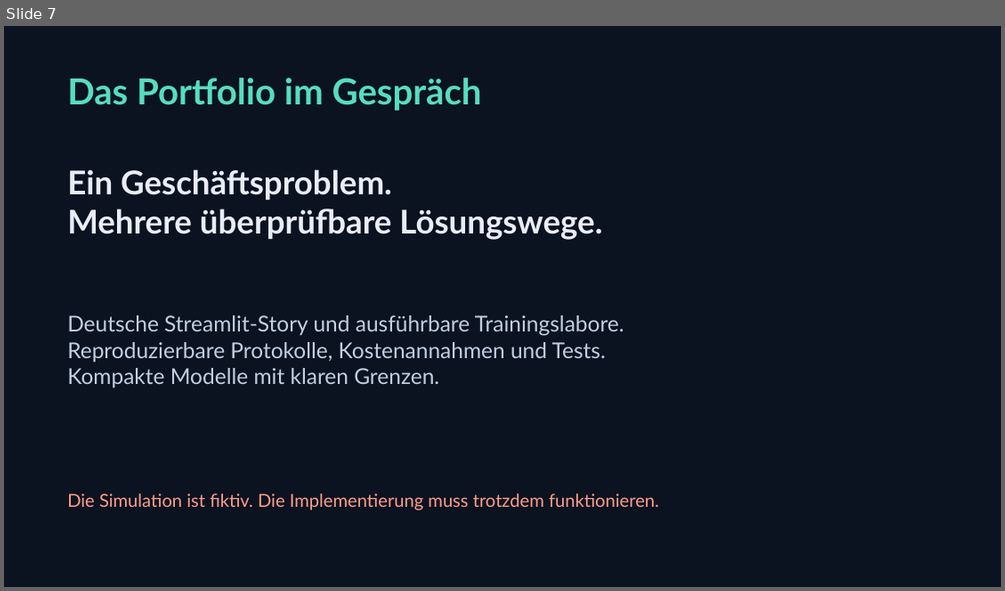
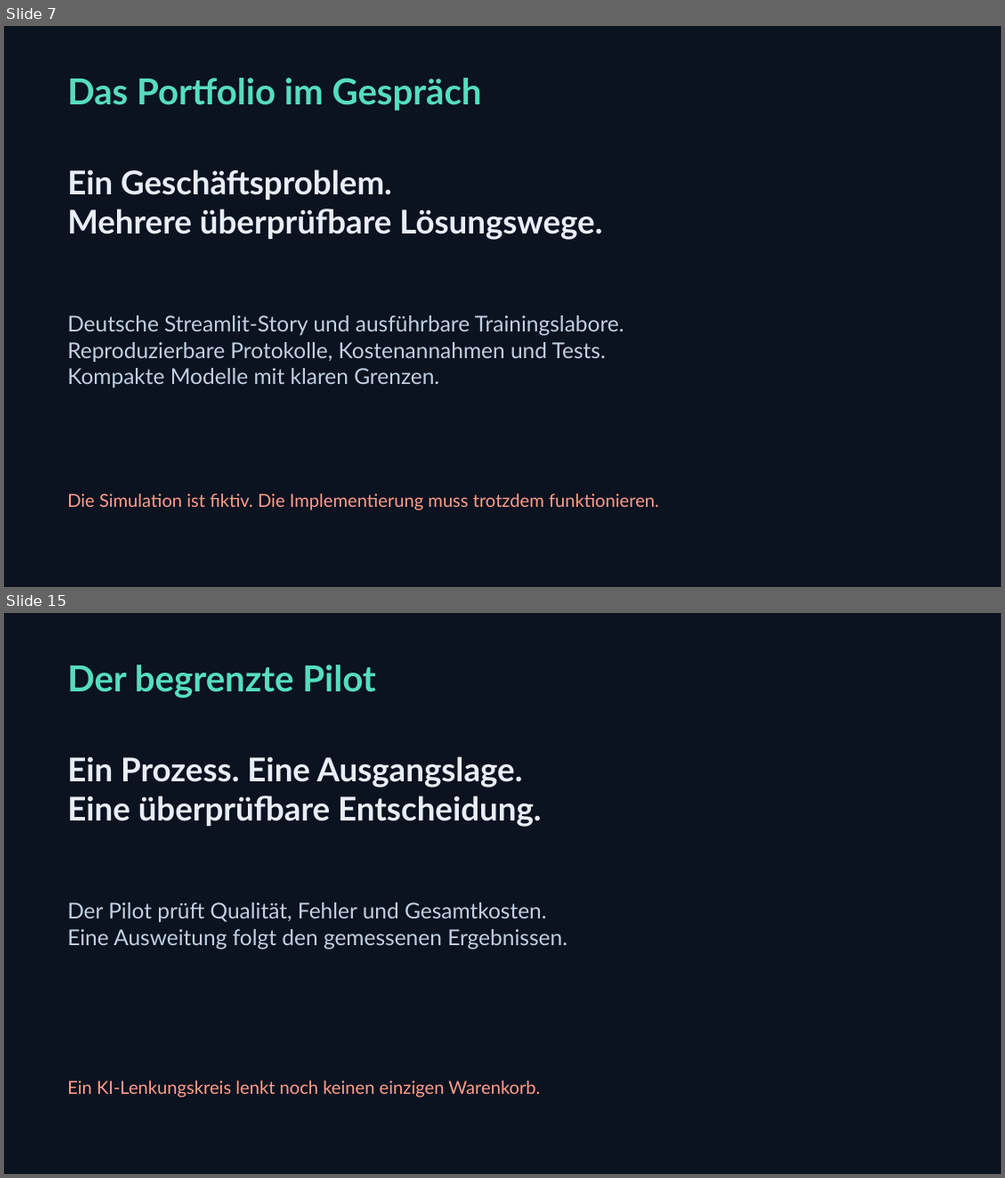
Before and after one commit to botsandbolts/Flight, a slide deck: assets/FLIGHT_Praesentation.pptx. Shown one above the other, each under a label of ours: slide 7 before the commit, slides 7 and 15 after it; the slides between them are not shown. The pictures are 1005x591 and 1005x1178 pixels, drawn with LibreOffice and Linux fonts; fonts in the diff are those of the drawing. Boxes give left, top, right and bottom in pixels: in the first picture for what was removed or moved away, otherwise in the second. Text is boxed around its words. In the diff, an @@ line names an element or a change of style, - is before the commit and + after.

```diff
--- a/assets/FLIGHT_Praesentation.pptx
+++ b/assets/FLIGHT_Praesentation.pptx
@@ slide 15 added at box(4, 613, 1001, 1174), background #0B1220 @@
@@ text added at box(67, 665, 376, 698), 34.5 pt, text #56DDC0, bold @@
+Der begrenzte Pilot
@@ text added at box(67, 756, 541, 827), 31.5 pt, text #E8EDF6, bold @@
+Ein Prozess. Eine Ausgangslage.
+Eine überprüfbare Entscheidung.
@@ text added at box(67, 902, 567, 949), 21 pt, text #C1D0E1 @@
+Der Pilot prüft Qualität, Fehler und Gesamtkosten.
+Eine Ausweitung folgt den gemessenen Ergebnissen.
@@ text added at box(67, 1080, 540, 1097), 17.2 pt, text #FF9D8A @@
+Ein KI-Lenkungskreis lenkt noch keinen einzigen Warenkorb.
```
Also in this commit, not shown: 7 other slides added, 21 other files.
